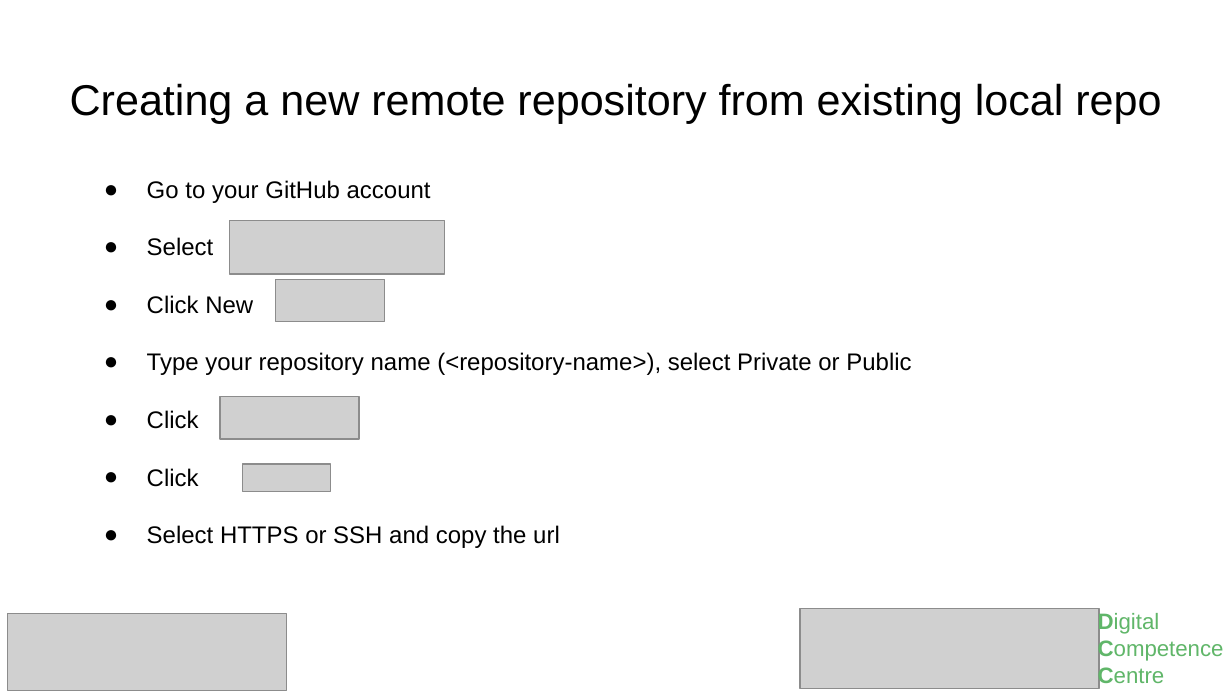
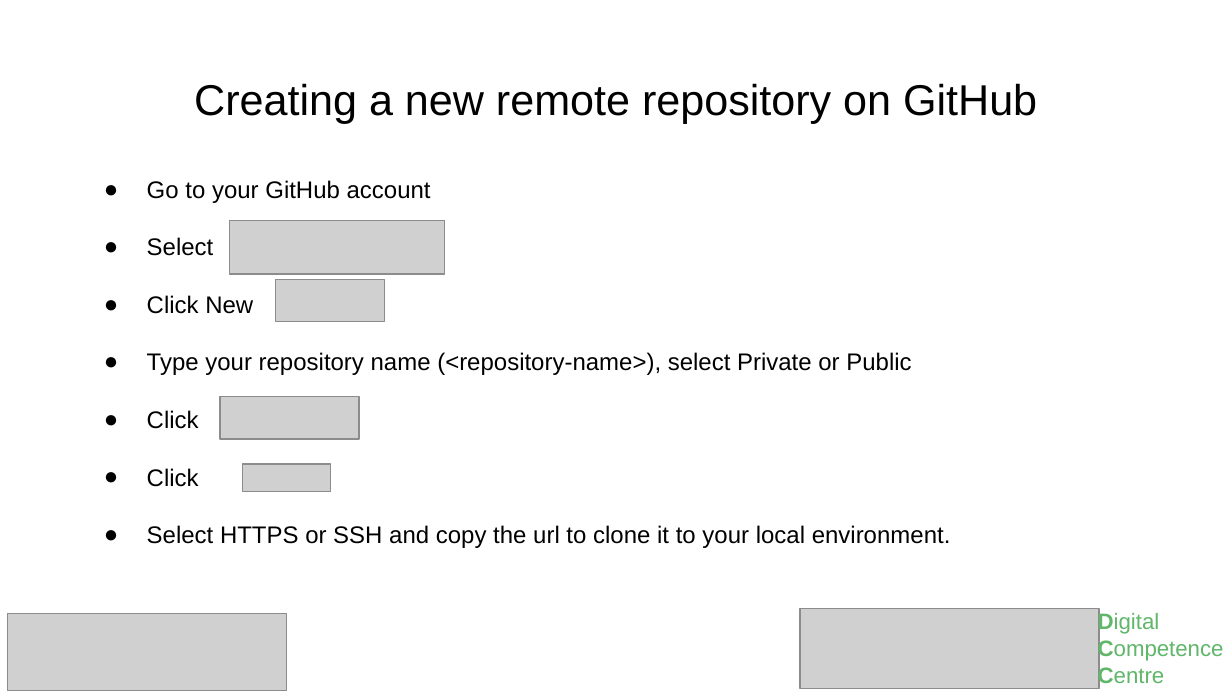
Before and after one commit to RUG-DCC-Research-Software/introduction_to_git_github, a slide deck: slide 79 of 07102025-Introduction_to_git_kapteyn.pptx (slide 75 before the commit). Drawn at 1232x693 pixels with LibreOffice and Linux fonts; fonts in the diff are those of the drawing; grey boxes stand for pictures. Boxes give left, top, right and bottom in pixels: in the first picture for what was removed or moved away, otherwise in the second. Text is boxed around its words. In the diff, an @@ line names an element or a change of style, - is before the commit and + after.

```diff
--- a/07102025-Introduction_to_git_kapteyn.pptx
+++ b/07102025-Introduction_to_git_kapteyn.pptx
@@ title at bbox=[194, 83, 1037, 123]: text changed @@
-Creating a new remote repository from existing local repo
+Creating a new remote repository on GitHub
@@ text at bbox=[147, 525, 951, 548]: text changed @@
-● Select HTTPS or SSH and copy the url
+● Select HTTPS or SSH and copy the url to clone it to your local environment.
```
Also in this commit, not shown: 11 other slides changed, 3 slides added.
